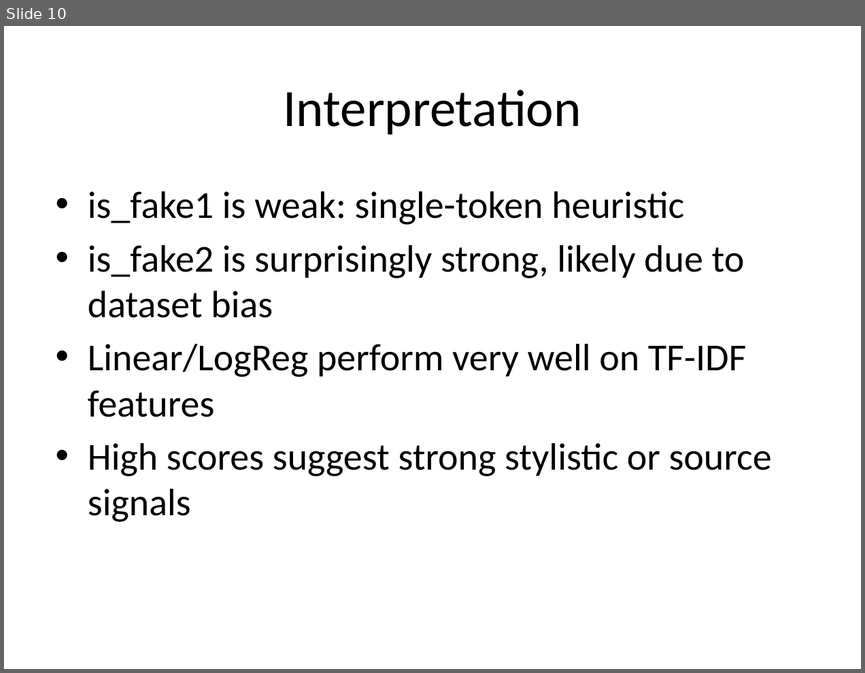
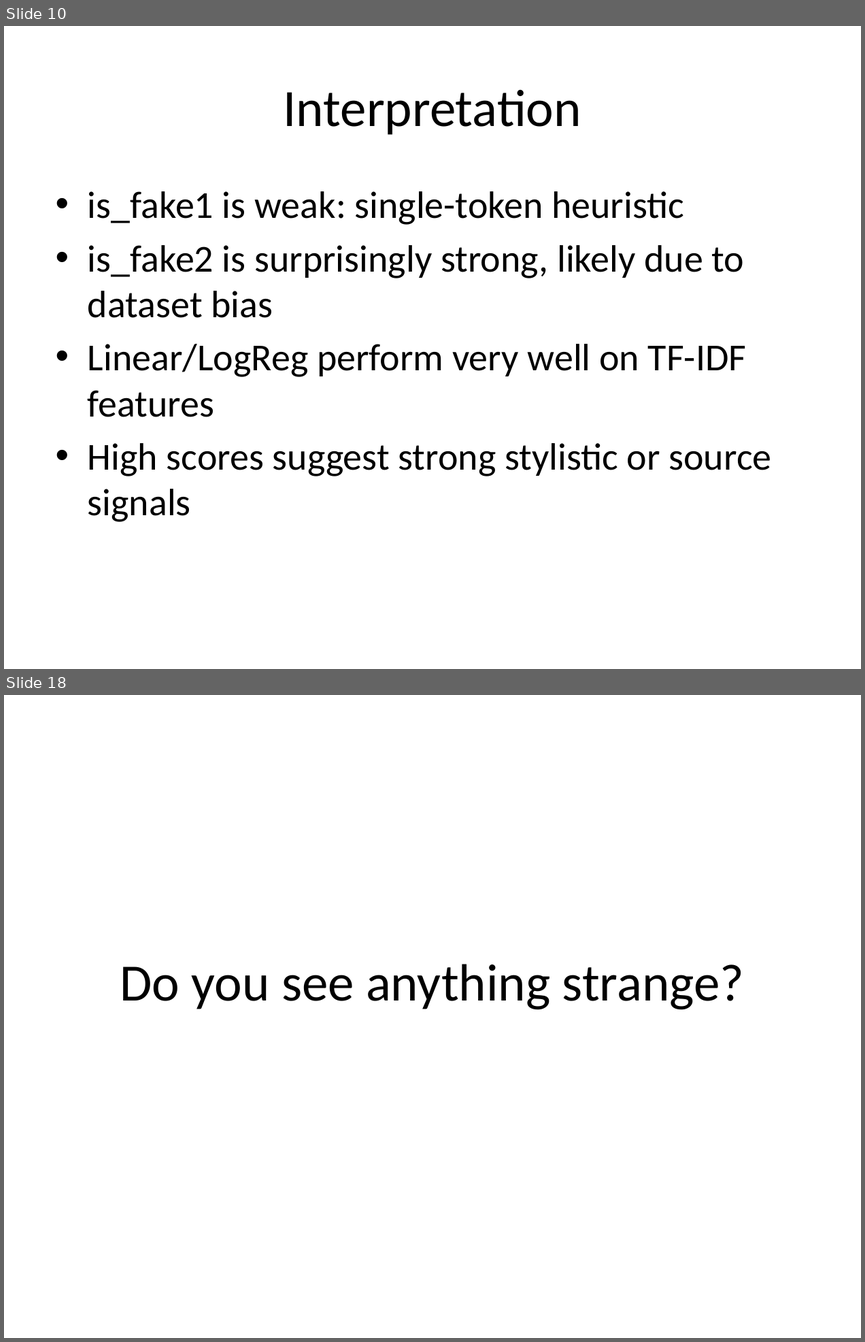
Before and after one commit to SebasN12/Fake-news-classifier, a slide deck: fake-news-classifier.pptx. Shown one above the other, each under a label of ours: slide 10 before the commit, slides 10 and 18 after it; the slides between them are not shown. The pictures are 865x673 and 865x1342 pixels, drawn with LibreOffice and Linux fonts; fonts in the diff are those of the drawing. Boxes give left, top, right and bottom in pixels: in the first picture for what was removed or moved away, otherwise in the second. Text is boxed around its words. In the diff, an @@ line names an element or a change of style, - is before the commit and + after.

```diff
--- a/fake-news-classifier.pptx
+++ b/fake-news-classifier.pptx
@@ slide 18 added at bbox=[4, 695, 861, 1338], background #FFFFFF @@
@@ text added at bbox=[120, 964, 744, 1010], 44 pt, text #000000 @@
+Do you see anything strange?
```
Also in this commit, not shown: 8 other slides added.
